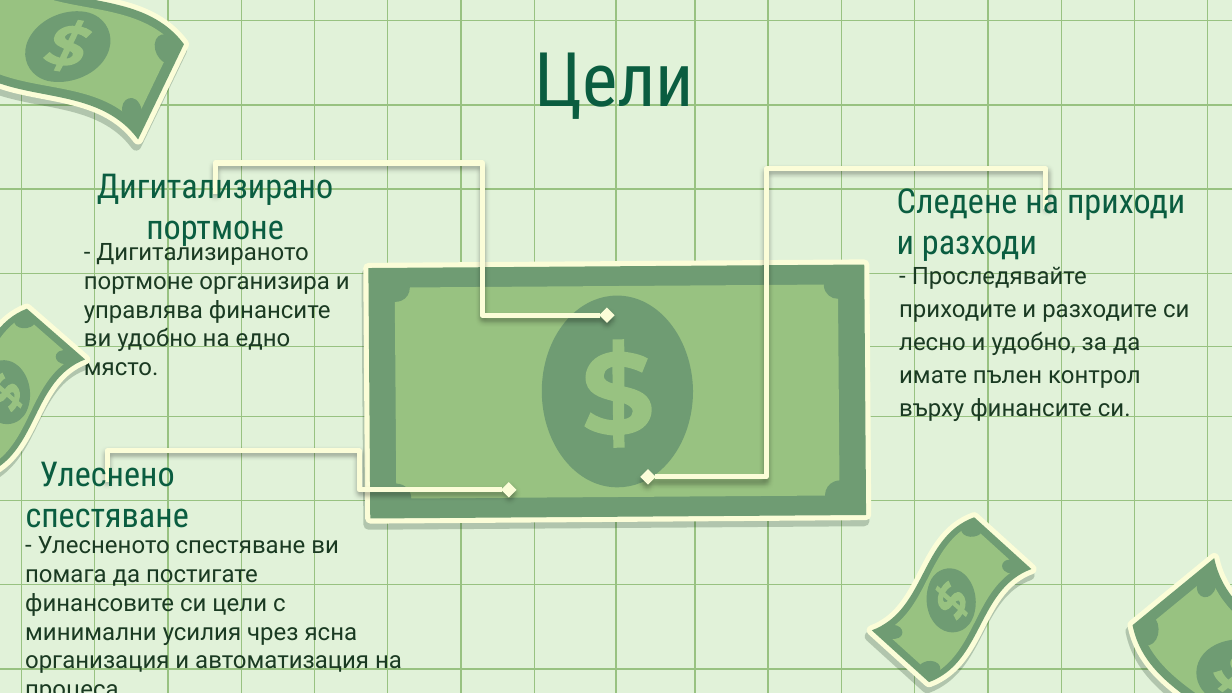
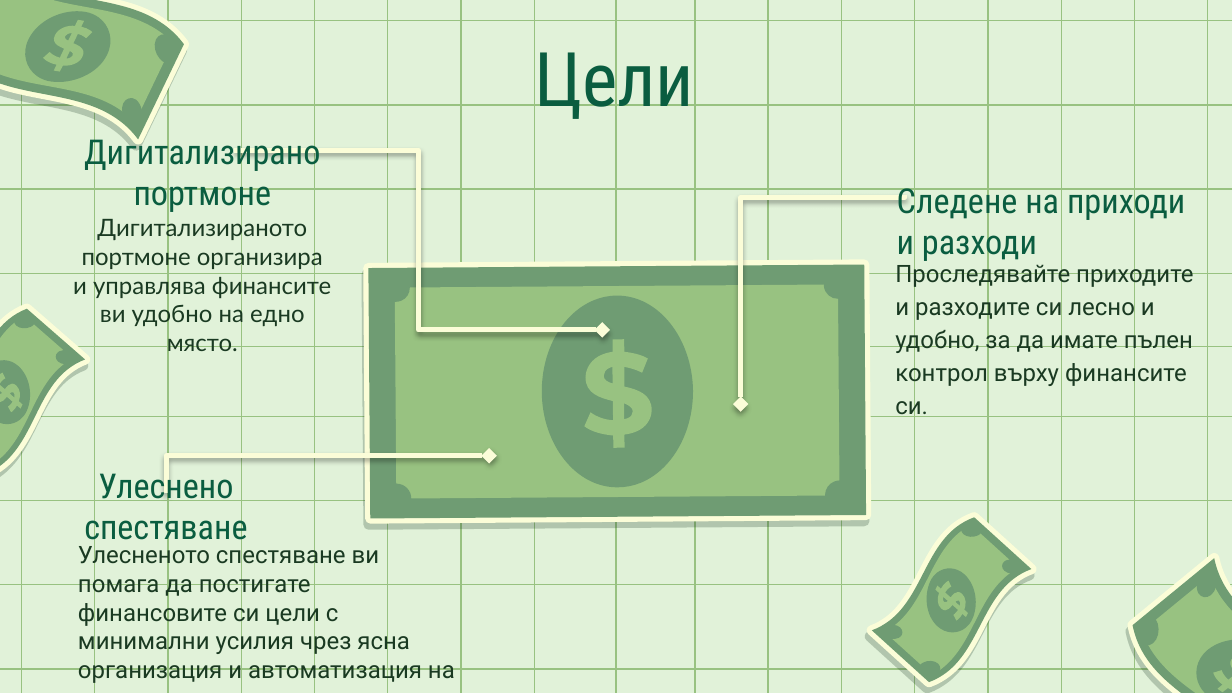
Before and after one commit to velislav088/TimeWallet, a slide deck: slide 2 of TimeWallet(Assets)/TimeWallet(презентация).pptx. Drawn at 1232x693 pixels with LibreOffice and Linux fonts; fonts in the diff are those of the drawing. Boxes give left, top, right and bottom in pixels: in the first picture for what was removed or moved away, otherwise in the second. Text is boxed around its words. In the diff, an @@ line names an element or a change of style, - is before the commit and + after.

```diff
--- a/TimeWallet(Assets)/TimeWallet(презентация).pptx
+++ b/TimeWallet(Assets)/TimeWallet(презентация).pptx
@@ title at [73, 133, 331, 357]: text changed; size 20 to 14 pt; font Roboto Condensed to Lato; text colour #0A5D40 to #1A3A22 @@
-Дигитализирано портмоне
+Дигитализирано портмоне
+Дигитализираното портмоне организира и управлява финансите ви удобно на едно място.
@@ elbow arrow moved from (607, 315) - (216, 193) to (602, 330) - (234, 150) @@
@@ elbow arrow moved from (648, 477) - (1046, 208) to (740, 404) - (904, 196) @@
@@ subtitle removed at [84, 239, 350, 382] @@
-- Дигитализираното портмоне организира и управлява финансите ви удобно на едно място.
@@ subtitle at [895, 260, 1193, 420]: text changed @@
-- Проследявайте приходите и разходите си лесно и удобно, за да имате пълен контрол върху финансите си.
+Проследявайте приходите и разходите си лесно и удобно, за да имате пълен контрол върху финансите си.
@@ title "Улеснено спестяване" rewrapped from [26, 455, 189, 536] to [84, 473, 247, 547] @@
@@ elbow arrow moved from (509, 490) - (107, 482) to (489, 456) - (166, 493) @@
@@ subtitle at [78, 541, 455, 685]: text changed @@
-- Улесненото спестяване ви помага да постигате финансовите си цели с минимални усилия чрез ясна организация и автоматизация на процеса.
+Улесненото спестяване ви помага да постигате финансовите си цели с минимални усилия чрез ясна организация и автоматизация на процеса.
```
Also in this commit, not shown: 4 other slides changed, 6 other files.
